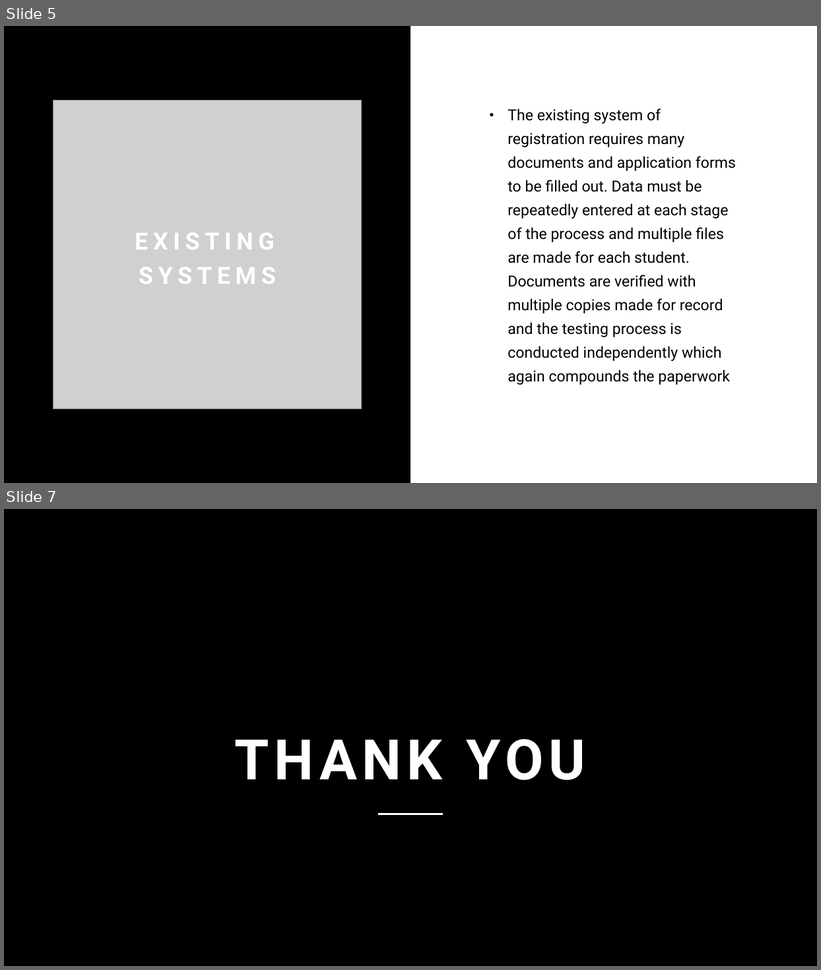
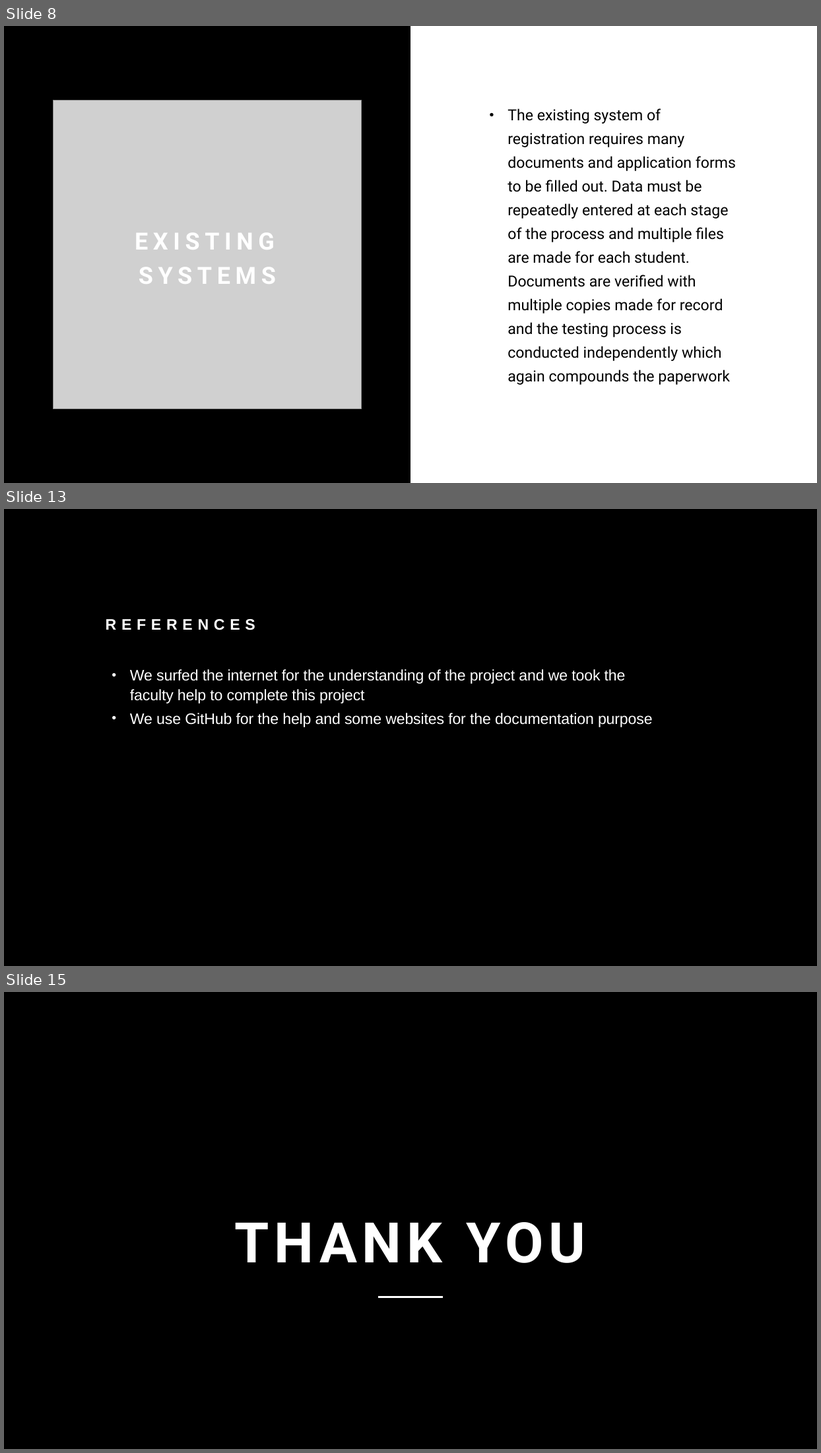
Before and after one commit to jennymeshaiah09/Projects, a slide deck: Student registration system/Student Registration Management System.pptx. Shown one above the other, each under a label of ours: slides 5 and 7 before the commit, slides 8, 13 and 15 after it; the slides between them are not shown. The pictures are 821x970 and 821x1453 pixels, drawn with LibreOffice and Linux fonts; fonts in the diff are those of the drawing; grey boxes stand for pictures; background and template pictures are left out. Boxes give left, top, right and bottom in pixels: in the first picture for what was removed or moved away, otherwise in the second. Text is boxed around its words. In the diff, an @@ line names an element or a change of style, - is before the commit and + after.

```diff
--- a/Student registration system/Student Registration Management System.pptx
+++ b/Student registration system/Student Registration Management System.pptx
@@ slide 13 added at (4,509,817,966), background #000000 @@
@@ title added at (106,619,255,630), 18 pt, text #FFFFFF, bold @@
+REFERENCES
@@ text added at (130,669,653,727), 18 pt, text #FFFFFF @@
+• We surfed the internet for the understanding of the project and we took the faculty help to complete this project
+• We use GitHub for the help and some websites for the documentation purpose
@@ what was slide 5 is now slide 8 @@
@@ what was slide 7 is now slide 15 @@
```
Also in this commit, not shown: 1 slide changed, 7 other slides added.
